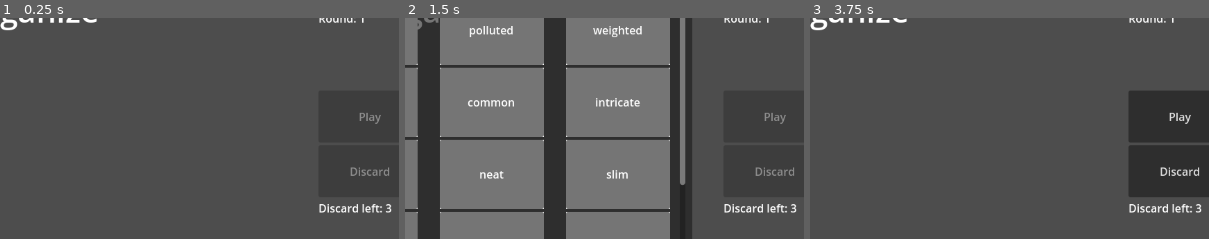
Above: before the commit, frames 1-3 (left to right).
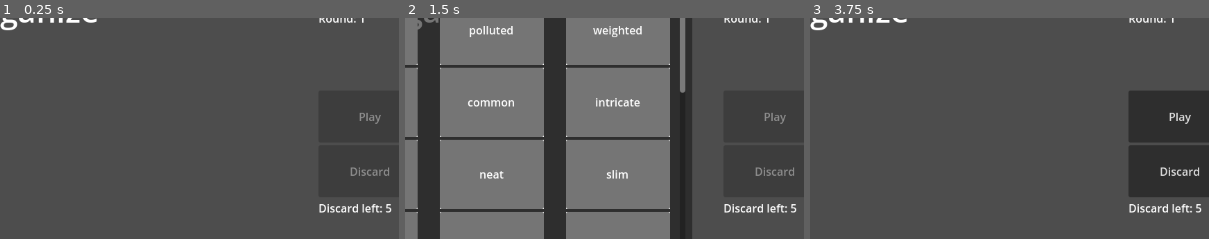
Above: after the commit, the same moments.

Repository: BMinh166/english-game-learning
Game: Godot game, scene res://scenes/Main.tscn
The game is run twice, just before and just after one commit, with the same random seed, the same clock (stepped at 60 frames per second) and the same inputs.
Inputs (mouse positions are % of the whole screen's width and height, from its top left):
- Up to frame 1 (0.25 s): no input
- Up to frame 2 (1.5 s): click "Bag" at 0.5 s; click "Bag" at 1.25 s
- Up to frame 3 (3.75 s): click "Bag" at 2 s; click "Back" at 2.75 s; tap Enter at 3.5 s; move the mouse to (23, 89) at 3.52 s; click (23, 89) at 3.67 s
The pictures show only the part of the screen within x 47-97%, y 30-80%; the shares and areas given below are measured in that part.

The runs differ from the first frame. In frame 1, less than 0.1% of the frame differs, in the area x 96-98%, y 84-87%; in frame 2, 0.7%, in the area x 68-98%, y 33-87%; in frame 3, less than 0.1%.

Commit message:
fix game reset bug

Diff:
--- a/scripts/GameManager.gd
+++ b/scripts/GameManager.gd
@@ -6,14 +6,14 @@
 var generate_words
 var chain_system
 
-var max_discard = 3
-var discard_left = 3
+var max_discard = 5
+var discard_left = 5
 @warning_ignore("shadowed_global_identifier")
 var round = 1
 var max_select = 5
 var current_word
 var hand_size = 5
-var bag_size = 20
+var bag_size = 40
 var hand = []
 var center_area = []
 var bag = []
@@ -301,11 +301,14 @@
 
 func end_game():
 	print("Game Over - Final Score:", score)
-	#reset lại state
+
+	is_scoring = false
+
+	emit_signal("clear_center_cards")
+
 	reset_state()
-	# start lại game
+
 	start_game()
-	#update_ui()
 
 func reset_state():
 		# reset state
--- a/scripts/Relation.gd
+++ b/scripts/Relation.gd
@@ -3,7 +3,31 @@
 
 var ANTONYM_GROUPS = {
 	"size_big": "size_small",
-	"speed_fast": "speed_slow"
+	"speed_fast": "speed_slow",
+	"temperature_hot": "temperature_cold",
+	"quantity_many": "quantity_few",
+	"weight_heavy": "weight_light",
+	"strength_strong": "strength_weak",
+	"length_long": "length_short",
+	"width_wide": "width_narrow",
+	"hardness_hard": "hardness_soft",
+	"cleanliness_clean": "cleanliness_dirty",
+	"fullness_full": "fullness_empty",
+	"moisture_wet": "moisture_dry",
+	"flexibility_rigid": "flexibility_flexible",
+	"safety_safe": "safety_danger",
+	"sound_loud": "sound_quiet",
+	"light_bright": "light_dark",
+	"density_dense": "density_sparse",
+	"height_tall": "height_short",
+	"depth_deep": "depth_shallow",
+	"age_new": "age_old",
+	"frequency_frequent": "frequency_rare",
+	"complexity_complex": "complexity_simple",
+	"quality_good": "quality_poor",
+	"emotion_positive": "emotion_negative",
+	"intelligence_high": "intelligence_low",
+	"intensity_high": "intensity_low"
 }
 
 func has_common(arr1, arr2):
